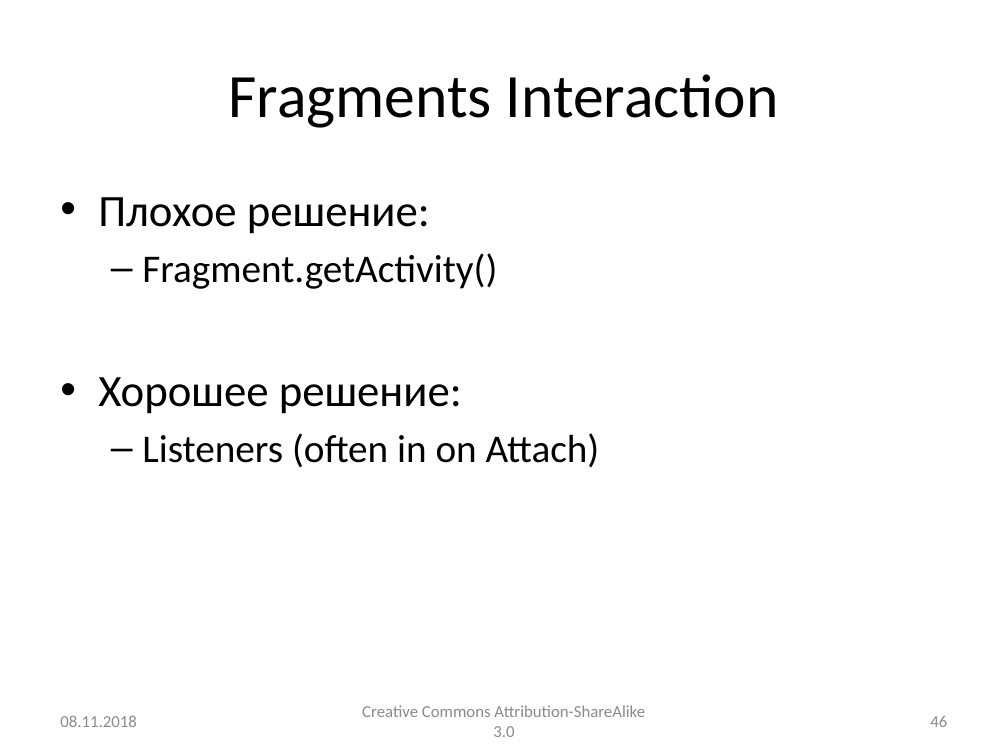
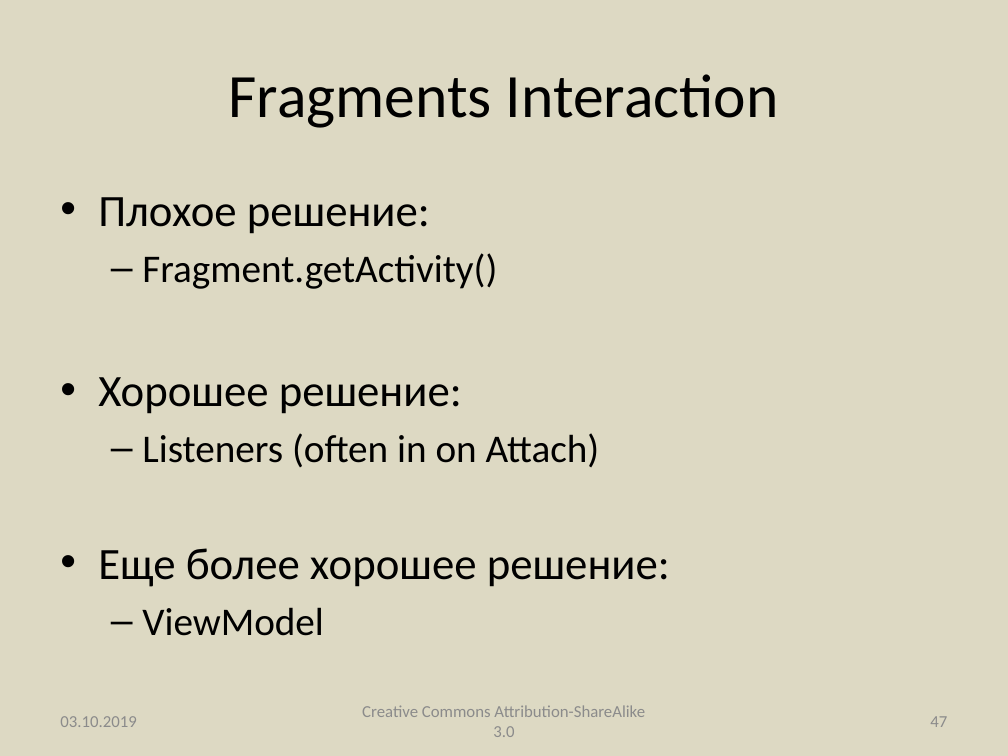
Before and after one commit to andrei-kuznetsov/android-lectures, a slide deck: slide 47 of lectures/Lecture005_Tasks_BackStack_Fragments.pptx (slide 46 before the commit). Drawn at 1008x756 pixels with LibreOffice and Linux fonts; fonts in the diff are those of the drawing. Boxes give left, top, right and bottom in pixels: in the first picture for what was removed or moved away, otherwise in the second. Text is boxed around its words. In the diff, an @@ line names an element or a change of style, - is before the commit and + after.

Commit message:
Опубликованы лекции 4 (Databinding) и 5 (Fragments)

```diff
--- a/lectures/Lecture005_Tasks_BackStack_Fragments.pptx
+++ b/lectures/Lecture005_Tasks_BackStack_Fragments.pptx
@@ background #FFFFFF to #DDD9C3 @@
@@ text at box(98, 548, 670, 636): paragraphs added @@
+• Еще более хорошее решение:
+  – ViewModel
@@ text at box(60, 716, 136, 727): text changed @@
-08.11.2018
+03.10.2019
@@ page number at box(930, 716, 947, 727): text changed @@
-46
+47
```
Also in this commit, not shown: 45 other slides changed, 8 slides added, 2 slides removed, 3 other files.
